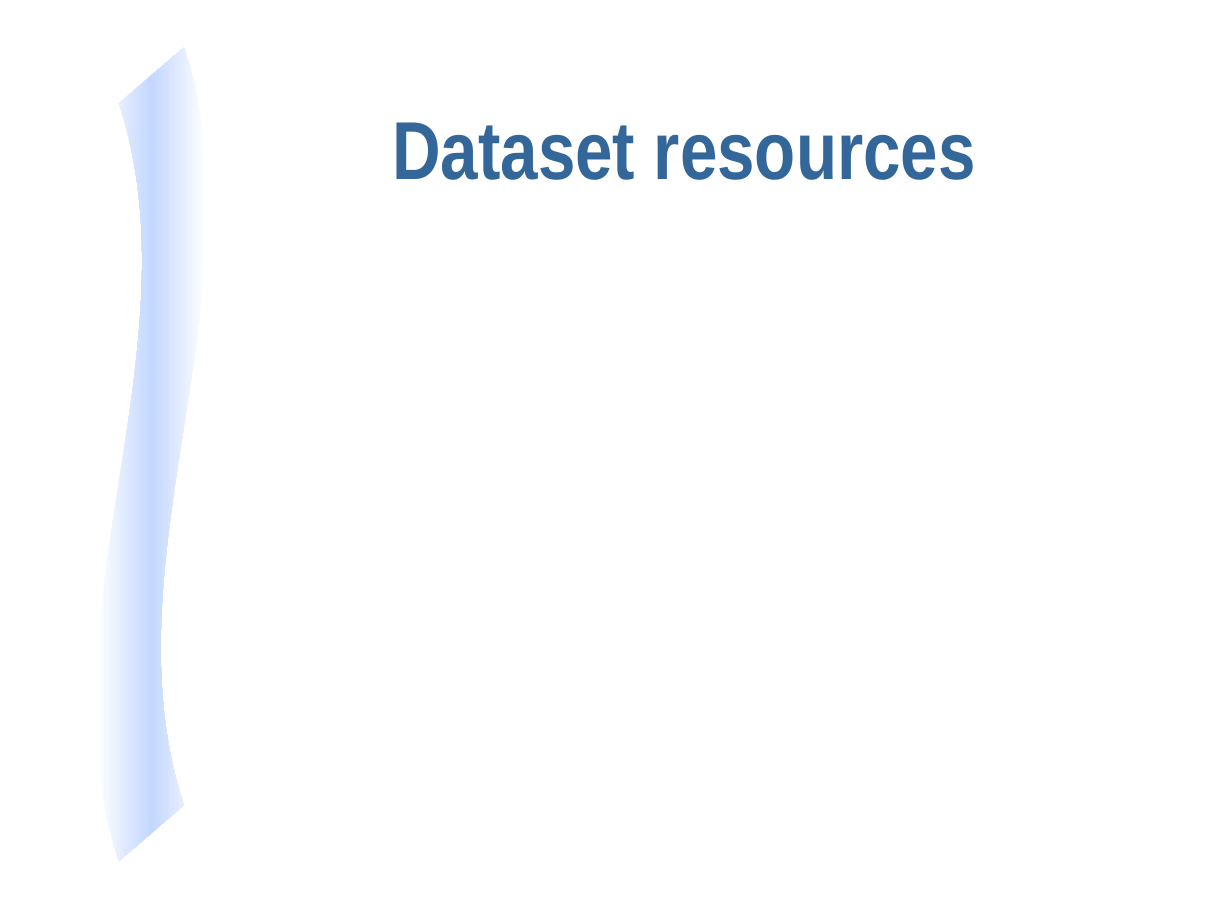
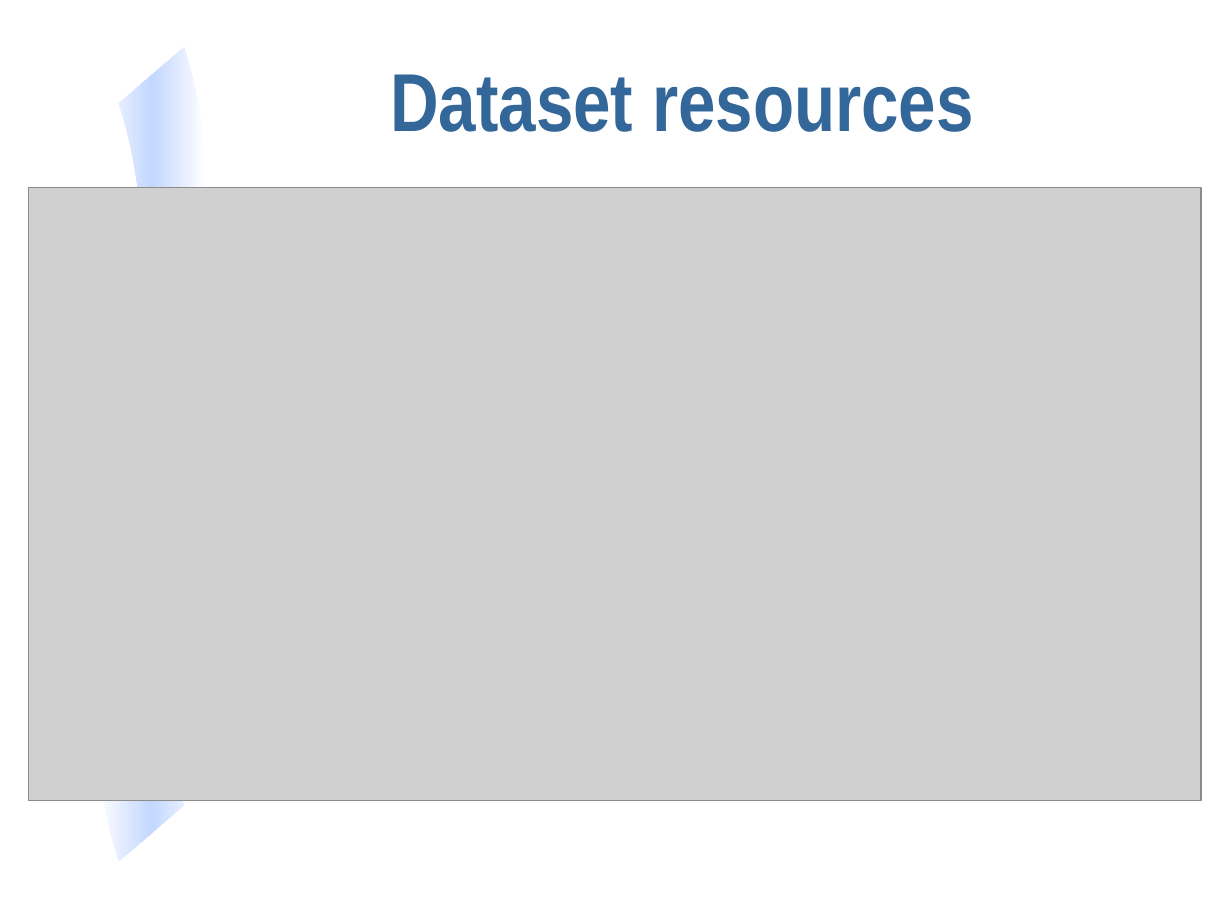
Before and after one commit to NCEAS/eml, a slide deck: slide 6 of display/eml-overview-200010402csj.ppt. Drawn at 1232x924 pixels with LibreOffice and Linux fonts; fonts in the diff are those of the drawing; grey boxes stand for pictures. Boxes give left, top, right and bottom in pixels: in the first picture for what was removed or moved away, otherwise in the second. Text is boxed around its words. In the diff, an @@ line names an element or a change of style, - is before the commit and + after.

```diff
--- a/display/eml-overview-200010402csj.ppt
+++ b/display/eml-overview-200010402csj.ppt
@@ title "Dataset resources" moved from (x1=392, y1=122, x2=976, y2=180) to (x1=390, y1=74, x2=974, y2=132) @@
@@ picture added at (x1=28, y1=187, x2=1201, y2=801) @@
```
Also in this commit, not shown: 3 other slides changed, 3 other files.
